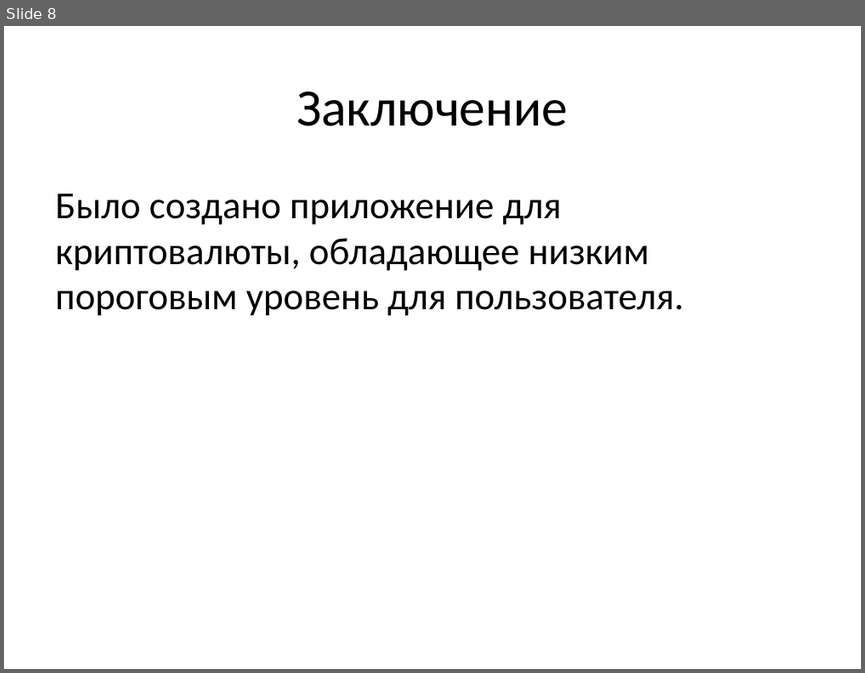
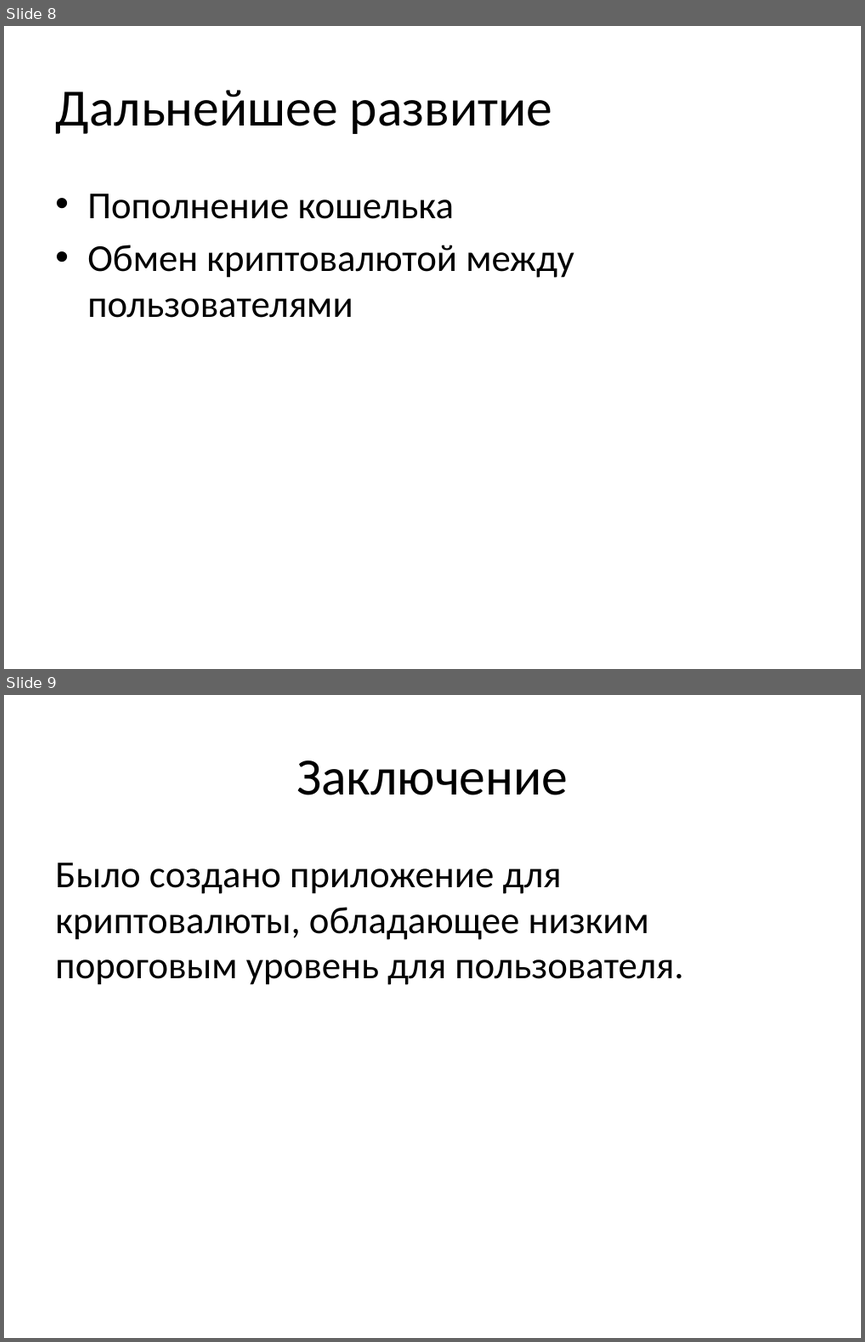
Before and after one commit to Ven-i-amin/kotlin_moblie, a slide deck: android-app/docs/media/presentation.pptx. Shown one above the other, each under a label of ours: slide 8 before the commit, slides 8 and 9 after it. The pictures are 865x673 and 865x1342 pixels, drawn with LibreOffice and Linux fonts; fonts in the diff are those of the drawing. Boxes give left, top, right and bottom in pixels: in the first picture for what was removed or moved away, otherwise in the second. Text is boxed around its words. In the diff, an @@ line names an element or a change of style, - is before the commit and + after.

Commit message:
presentation

```diff
--- a/android-app/docs/media/presentation.pptx
+++ b/android-app/docs/media/presentation.pptx
@@ slide 8 added at [4,26,861,669], background #FFFFFF @@
@@ title added at [55,90,552,134], 44 pt, text #000000 @@
+Дальнейшее развитие
@@ text added at [87,193,574,318], 32 pt, text #000000 @@
+• Пополнение кошелька
+• Обмен криптовалютой между пользователями
@@ what was slide 8 is now slide 9 @@
```
